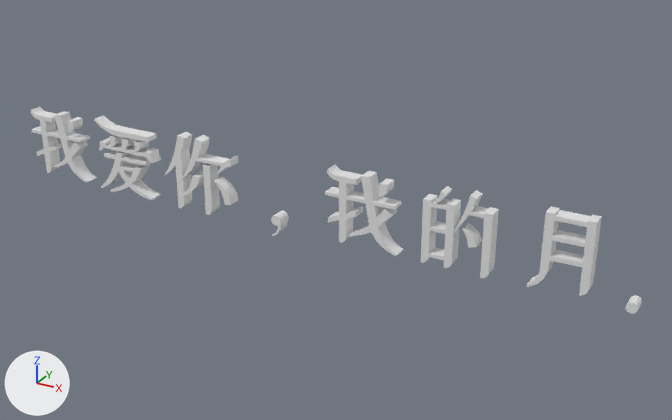
One commit to the Blender file 05.blend: the scene before it, then after it.
Camera for both pictures: a camera (50 mm lens) standing at (73.6, -115.1, 57.4) and looking at (8.8, 2.8, -1.6). The lights are fixed; the arrows at lower left show +X, +Y and +Z.

The older version as bpy lines, for what is in view:
```python
ob_text = bpy.data.objects.new('Text', me_我爱你_我的月)
ob_text.location = (0.0, 0.0, 0.0)
ob_text_001 = bpy.data.objects.new('Text.001', me_我爱你_我的月__001)
ob_text_001.location = (0.0, 0.0, 0.0)
ob_text_002 = bpy.data.objects.new('Text.002', me_我爱你_我的月__002)
ob_text_002.location = (0.0, 0.0, 0.0)
ob_text_003 = bpy.data.objects.new('Text.003', me_我爱你_我的月__003)
ob_text_003.location = (0.0, 0.0, 0.0)
ob_text_004 = bpy.data.objects.new('Text.004', me_我爱你_我的月__004)
ob_text_004.location = (0.0, 0.0, 0.0)
ob_text_005 = bpy.data.objects.new('Text.005', me_我爱你_我的月__005)
ob_text_005.location = (0.0, 0.0, 0.0)
ob_text_006 = bpy.data.objects.new('Text.006', me_我爱你_我的月__006)
ob_text_006.location = (0.0, 0.0, 0.0)
ob_text_012 = bpy.data.objects.new('Text.012', me_我爱你_我的月__012)
ob_text_012.location = (0.0, 0.0, 0.0)
# also in view: 'Text.010' at (-30.8, 0.2, 6.2); 'Text.011' at (-30.3, 0.2, 3.1); 'Text.008' at (-13.2, 0.2, -1.3); 'Text.007' at (-15.3, 0.2, 0.8); 'Text.013' at (-45.8, 0.2, 0.9)
```
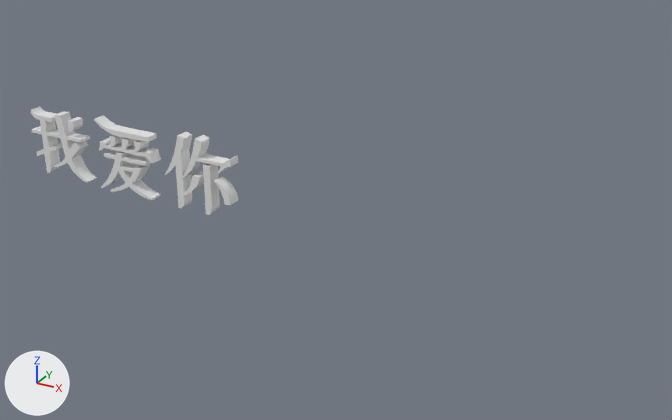
The newer file is also rescaled (x0.385), turned or shifted as a whole; pictures and numbers use the older file's frame.

Where the change shows, as pixel boxes (x1, y1, x2, y2) in the pictures (672 x 420 px):
'Text.002', deleted
    before: (421, 186, 499, 278)
'Text.004', deleted
    before: (325, 164, 403, 256)
'Text.001', deleted
    before: (527, 206, 602, 296)
'Text.003', deleted
    before: (462, 223, 482, 248)
'Text.006', deleted
    before: (271, 211, 289, 236)
'Text', deleted
    before: (626, 295, 642, 314)
'Text.005', deleted
    before: (379, 178, 394, 196)

The change, as a list of edits to the scene's bpy script:
```text
Remove ob_text:
    ob_text = bpy.data.objects.new('Text', me_我爱你_我的月)
    ob_text.location = (0.0, 0.0, 0.0)
Remove ob_text_001:
    ob_text_001 = bpy.data.objects.new('Text.001', me_我爱你_我的月__001)
    ob_text_001.location = (0.0, 0.0, 0.0)
Remove ob_text_002:
    ob_text_002 = bpy.data.objects.new('Text.002', me_我爱你_我的月__002)
    ob_text_002.location = (0.0, 0.0, 0.0)
Remove ob_text_003:
    ob_text_003 = bpy.data.objects.new('Text.003', me_我爱你_我的月__003)
    ob_text_003.location = (0.0, 0.0, 0.0)
Remove ob_text_004:
    ob_text_004 = bpy.data.objects.new('Text.004', me_我爱你_我的月__004)
    ob_text_004.location = (0.0, 0.0, 0.0)
Remove ob_text_005:
    ob_text_005 = bpy.data.objects.new('Text.005', me_我爱你_我的月__005)
    ob_text_005.location = (0.0, 0.0, 0.0)
Remove ob_text_006:
    ob_text_006 = bpy.data.objects.new('Text.006', me_我爱你_我的月__006)
    ob_text_006.location = (0.0, 0.0, 0.0)
```
